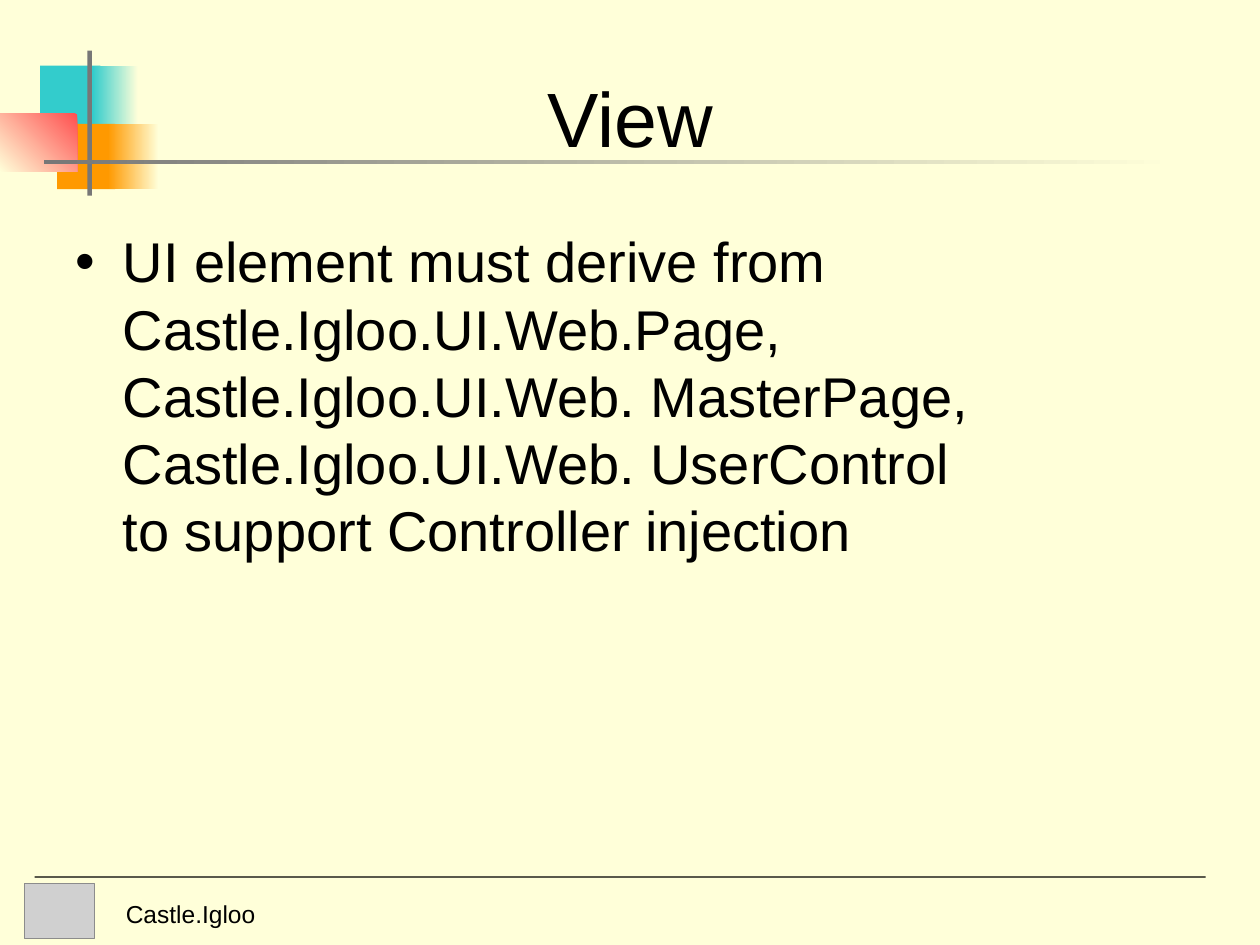
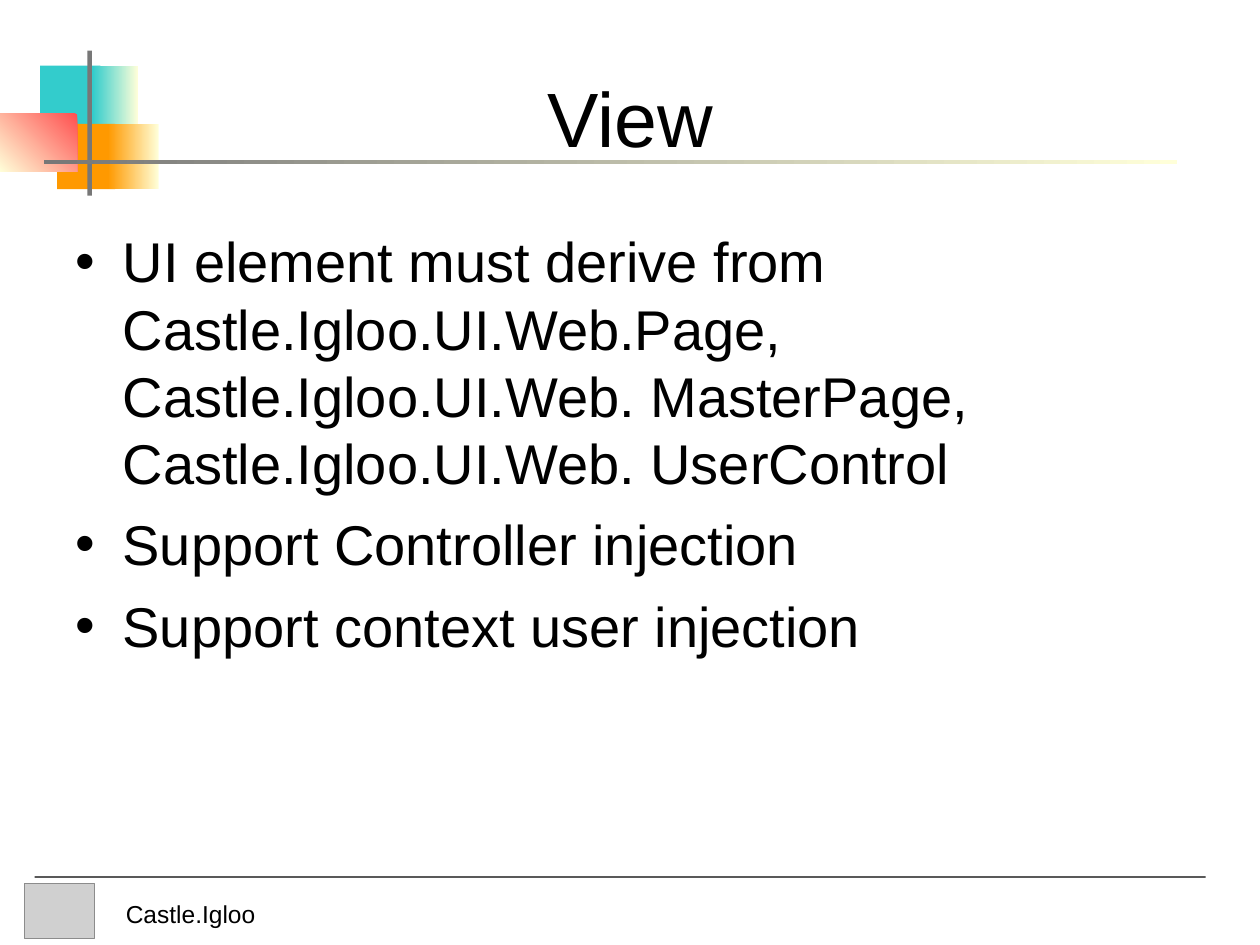
Before and after one commit to castleproject/Core, a slide deck: slide 9 of Experiments/Castle.Igloo/doc/Igloo Presentation.ppt. Drawn at 1260x945 pixels with LibreOffice and Linux fonts; fonts in the diff are those of the drawing; grey boxes stand for pictures. Boxes give left, top, right and bottom in pixels: in the first picture for what was removed or moved away, otherwise in the second. Text is boxed around its words. In the diff, an @@ line names an element or a change of style, - is before the commit and + after.

Commit message:
- Updated slide login controller + minor correction

```diff
--- a/Experiments/Castle.Igloo/doc/Igloo Presentation.ppt
+++ b/Experiments/Castle.Igloo/doc/Igloo Presentation.ppt
@@ background #FFFFD9 to #FFFFFF @@
@@ text at [123,241,967,657]: text changed @@
-• UI element must derive from Castle.Igloo.UI.Web.Page, Castle.Igloo.UI.Web. MasterPage,
-  Castle.Igloo.UI.Web. UserControl
-  to support Controller injection
+• UI element must derive from Castle.Igloo.UI.Web.Page, Castle.Igloo.UI.Web. MasterPage,
+  Castle.Igloo.UI.Web. UserControl
+• Support Controller injection
+• Support context user injection
```
Also in this commit, not shown: 19 other slides changed.
